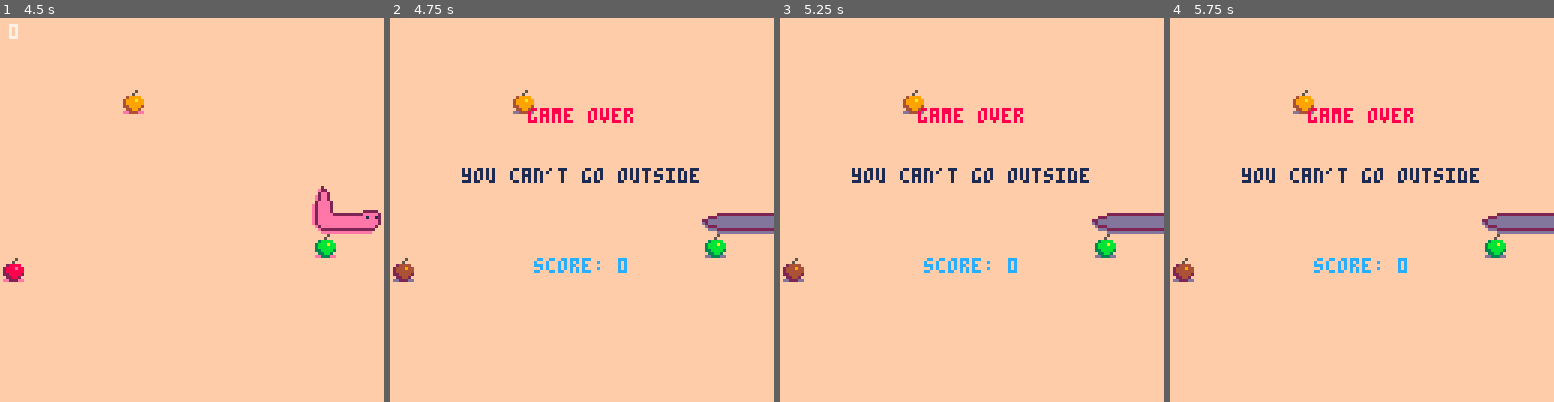
Above: before the commit, frames 1-4 (left to right).
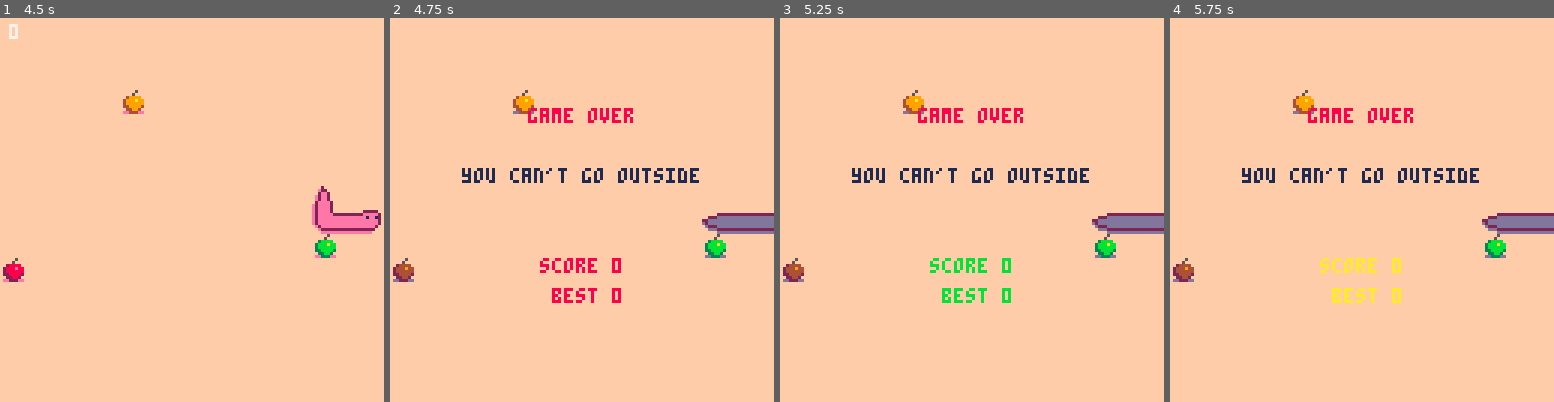
Above: after the commit, the same moments.

Repository: ironchestgames/pico-8-carts
Game: PICO-8 cartridge snake.p8
Same seed, same stepped clock (60 frames per second), same inputs: the game is played once before the commit and once after it.
Inputs:
- Up to frame 1 (4.5 s): tap X (X key) at 0.33, 1.07, 1.85, 2.97, 4.08 s; tap O (Z key) at 0.7, 1.7, 2.1, 2.5, 2.9, 3.3, 3.7, 4.1 s; hold Right 1.6-2.1 s; hold Up 2.15-2.42 s; hold Right 2.47-3.03 s; hold Left 3.08-3.58 s; hold Down 3.63-3.97 s; hold Right from 4.02 s (still down)
- Up to frame 2 (4.75 s): tap O (Z key) at 4.5 s; release Right at 4.68 s; hold Up from 4.73 s (still down)
- Up to frame 3 (5.25 s): tap O (Z key) at 4.9 s; release Up at 5.03 s; hold Left from 5.08 s (still down); tap X (X key) at 5.2 s
- Up to frame 4 (5.75 s): tap O (Z key) at 5.3, 5.7 s; release Left at 5.68 s; hold Down from 5.73 s (still down)

Frame 1 is identical in both runs. In frame 2, 0.9% of the frame differs, in the area x 37-62%, y 62-75%; in frame 3, 0.9%; in frame 4, 0.9%.

Commit message:
snake - added bestscore

Diff:
--- a/snake.p8
+++ b/snake.p8
@@ -263,6 +263,7 @@
 
 -- score
 score=0
+bestscore=0
 
 -- messages
 msgs={}
@@ -681,6 +682,10 @@
 		curscene=s
 		gameinit()
 	else
+		if s=='gameover' and
+					score>bestscore then
+			bestscore=score
+		end
 		curscene=s
 	end
 end
@@ -742,8 +747,16 @@
 		print(s,64-#s*2,30,8)
 		s=deaths[deathreason]
 		print(s,64-#s*2,50,1)
-		s='score: '..score
-		print(s,64-#s*2,80,12)
+
+		c=12
+		if score==bestscore then
+			c=({8,10,11})[flr(t%9/3)+1]
+		end
+		s='score '..score
+		x=64-#s*2
+		print(s,x,80,c)
+		s=' best '..bestscore
+		print(s,x,90,c)
 	end
 end
 
